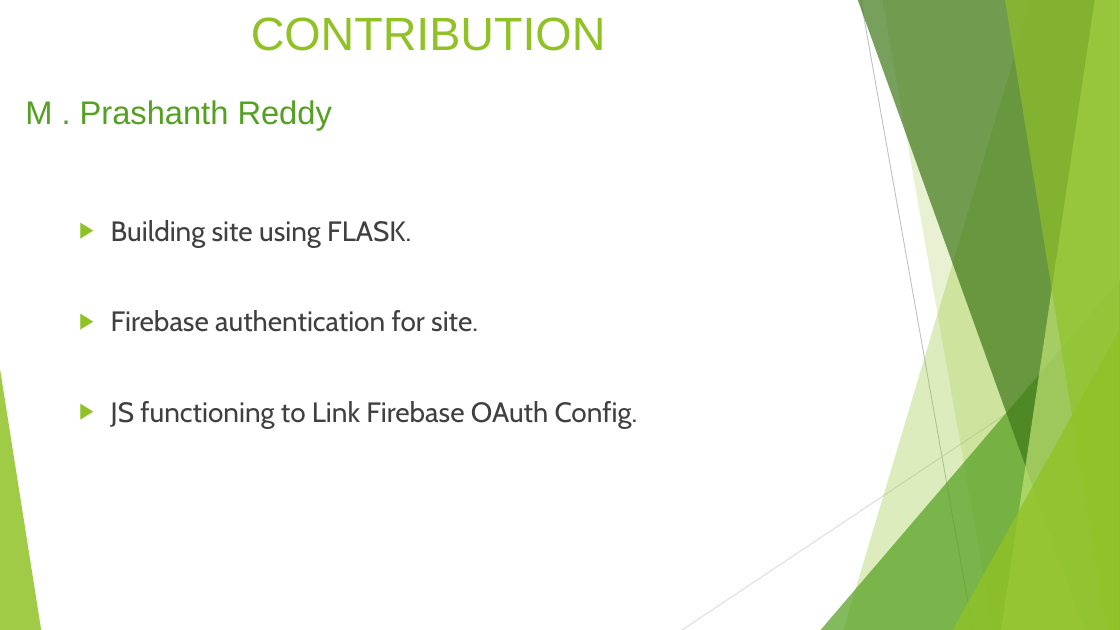
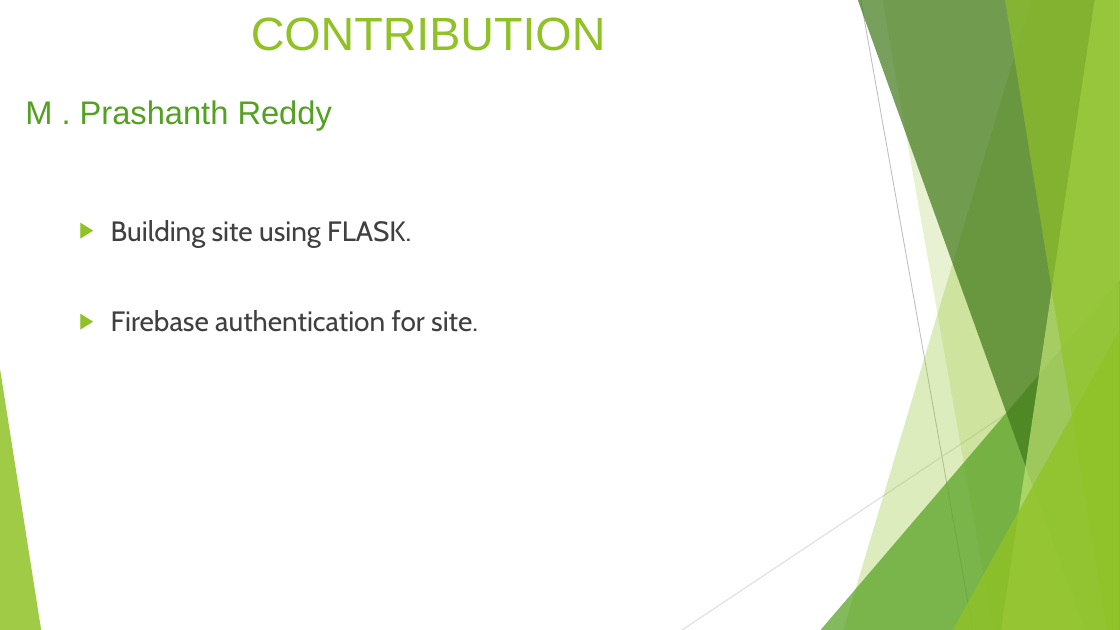
Before and after one commit to pskr0/Railticket, a slide deck: slide 11 of static/files/ppt.pptx. Drawn at 1120x630 pixels with LibreOffice and Linux fonts; fonts in the diff are those of the drawing. Boxes give left, top, right and bottom in pixels: in the first picture for what was removed or moved away, otherwise in the second. Text is boxed around its words. In the diff, an @@ line names an element or a change of style, - is before the commit and + after.

```diff
--- a/static/files/ppt.pptx
+++ b/static/files/ppt.pptx
@@ text at box(111, 401, 638, 428): paragraph removed @@
-▶ JS functioning to Link Firebase OAuth Config.
```
Also in this commit, not shown: 7 other slides changed, 1 other file.
